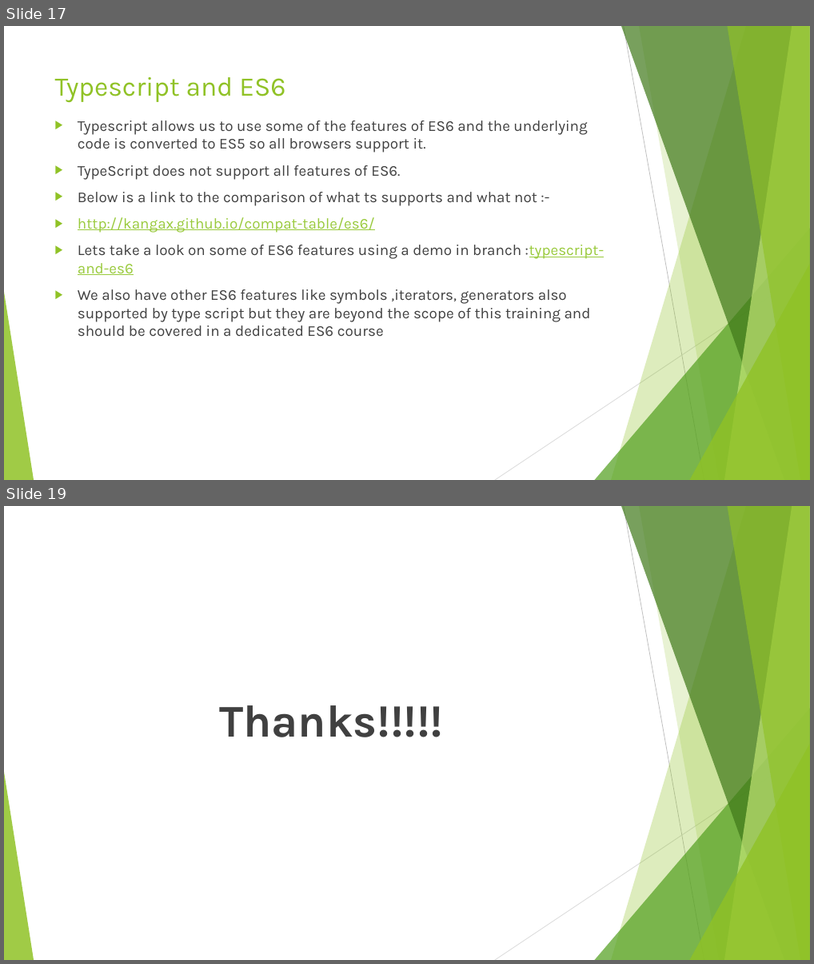
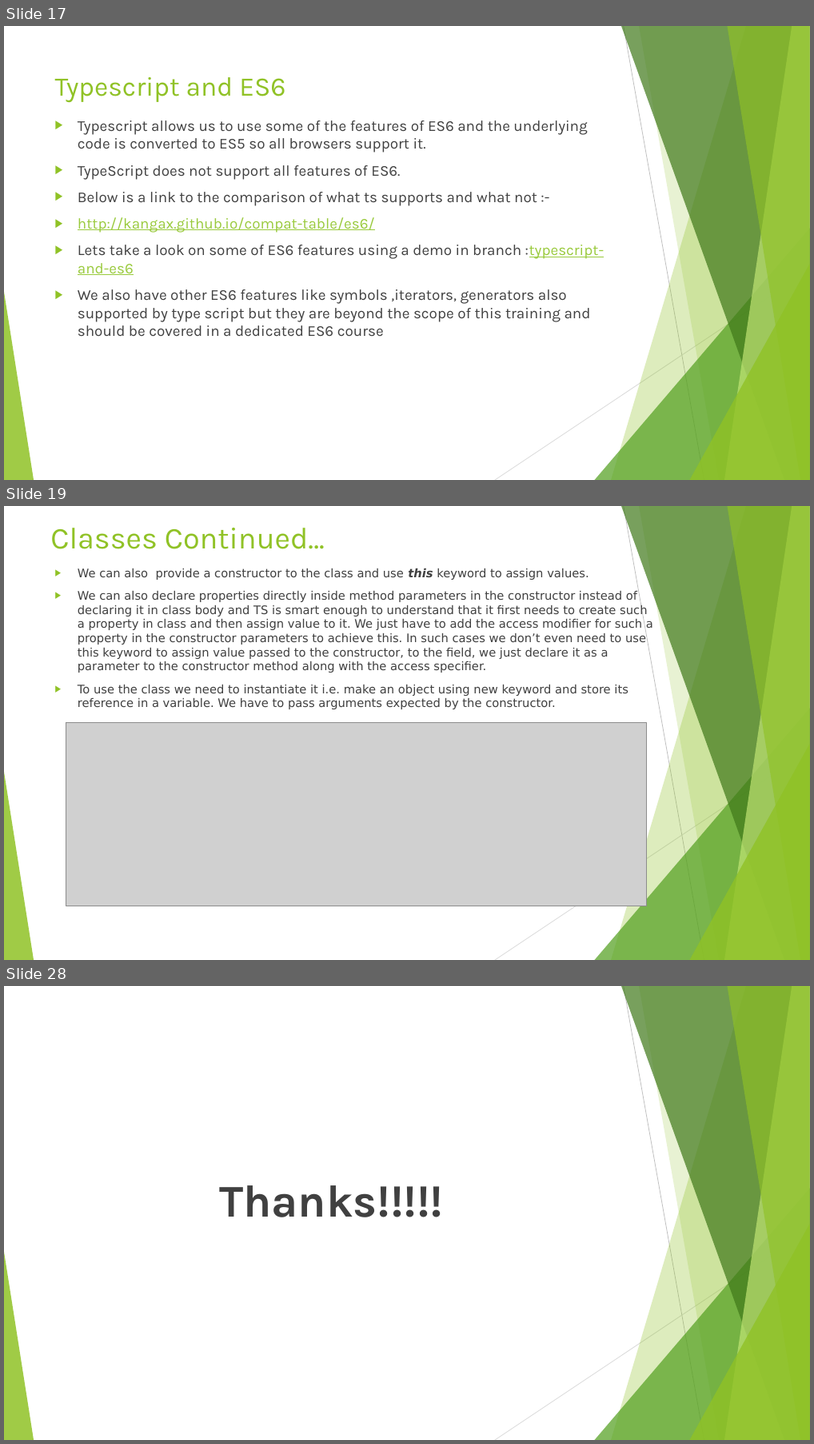
Before and after one commit to rudhrainfogain/typescript-complete-course, a slide deck: Type Script v5.0.pptx. Shown one above the other, each under a label of ours: slides 17 and 19 before the commit, slides 17, 19 and 28 after it; the slides between them are not shown. The pictures are 814x964 and 814x1444 pixels, drawn with LibreOffice and Linux fonts; fonts in the diff are those of the drawing; grey boxes stand for pictures. Boxes give left, top, right and bottom in pixels: in the first picture for what was removed or moved away, otherwise in the second. Text is boxed around its words. In the diff, an @@ line names an element or a change of style, - is before the commit and + after.

Commit message:
added TS classes example

```diff
--- a/Type Script v5.0.pptx
+++ b/Type Script v5.0.pptx
@@ slide 19 added at bbox=[4, 506, 810, 960], background #FFFFFF; not listed: 10 template elements that a slide beside it also shows @@
@@ title added at bbox=[50, 528, 325, 549], 36 pt, text #90C226 @@
+Classes Continued…
@@ text added at bbox=[78, 568, 654, 709], 14 pt, text #404040 @@
+▶ We can also provide a constructor to the class and use this keyword to assign values.
+▶ We can also declare properties directly inside method parameters in the constructor instead of declaring it in class body and TS is smart enough to understand that it first needs to create such a property in class and then assign value to it. We just have to add the access modifier for such a property in the constructor parameters to achieve this. In such cases we don’t even need to use this keyword to assign value passed to the constructor, to the field, we just declare it as a parameter to the constructor method along with the access specifier.
+▶ To use the class we need to instantiate it i.e. make an object using new keyword and store its reference in a variable. We have to pass arguments expected by the constructor.
@@ picture added at bbox=[66, 723, 647, 906] @@
@@ what was slide 19 is now slide 28 @@
```
Also in this commit, not shown: 9 other slides added, 1 slide removed, 10 other files.
